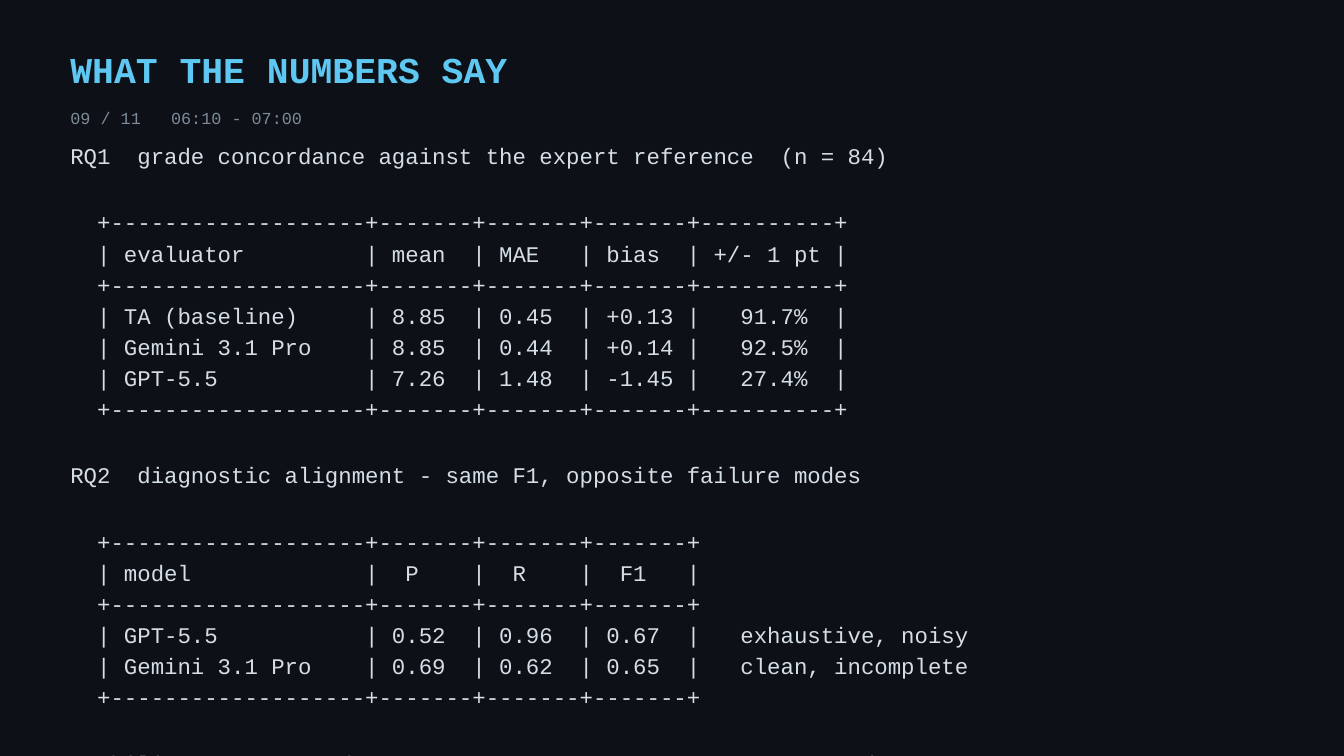
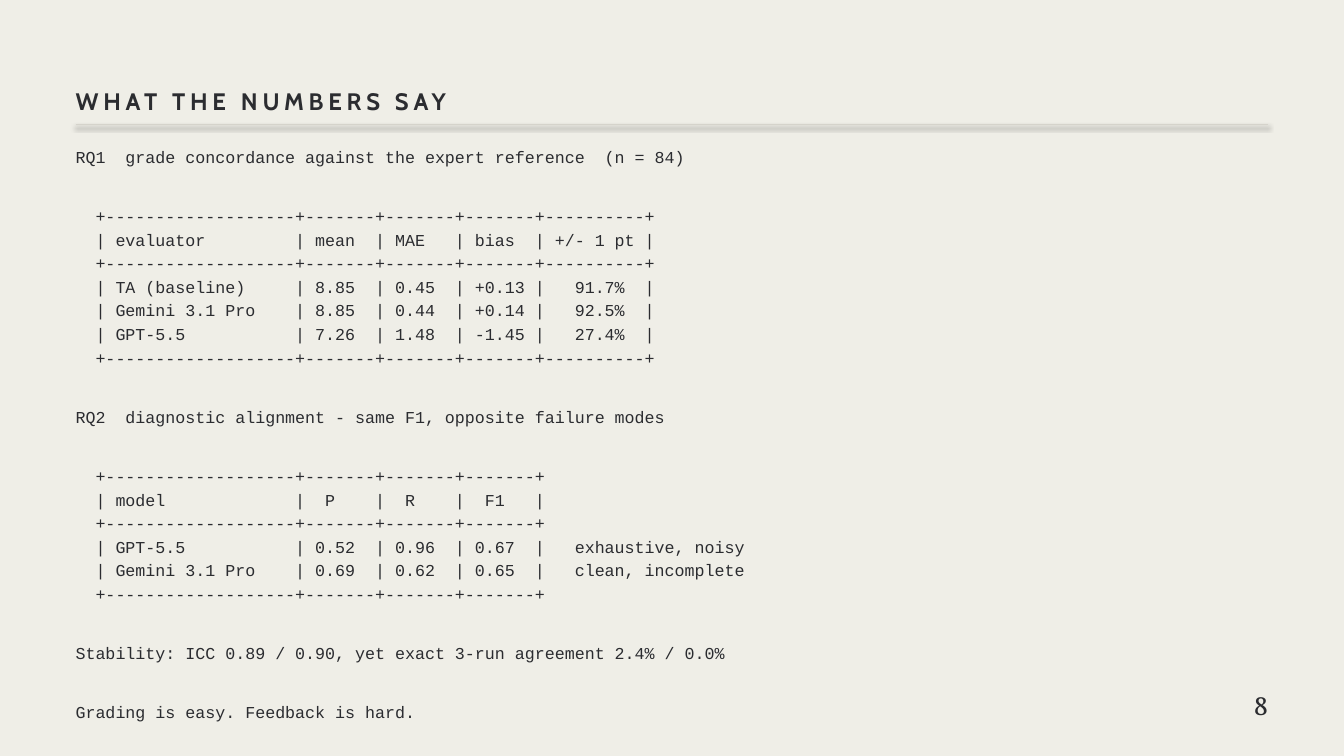
Before and after one commit to elipcs/grading-is-easy-feedback-is-hard, a slide deck: slide 9 of docs/presentation/slides.pptx. Drawn at 1344x756 pixels with LibreOffice and Linux fonts; fonts in the diff are those of the drawing. Boxes give left, top, right and bottom in pixels: in the first picture for what was removed or moved away, otherwise in the second. Text is boxed around its words. In the diff, an @@ line names an element or a change of style, - is before the commit and + after.

```diff
--- a/docs/presentation/slides.pptx
+++ b/docs/presentation/slides.pptx
@@ background #0D1117 to #EFEEE7 @@
@@ text "WHAT THE NUMBERS SAY" at (76,52,1268,115): size 26 to 17 pt, font Courier New to Cabin, text colour #5EC8F2 to #2B2C30, letter spacing 0 to 3.4 pt; vertical alignment top to bottom @@
@@ text removed at (70,113,302,124) @@
-09 / 11 06:10 - 07:00
@@ text "RQ1 grade concordance against the ..." at (76,151,745,663): size 16 to 11.9 pt, text colour #D5DDE5 to #2B2C30; line spacing 1.16 to 1.18 @@
@@ line added from (76, 125) to (1268, 125), #D5D3CB 0.75 pt @@
@@ text added at (1254,697,1268,716), 20 pt, text #2B2C30 @@
+8
```
Also in this commit, not shown: 10 other slides changed, 2 other files.
